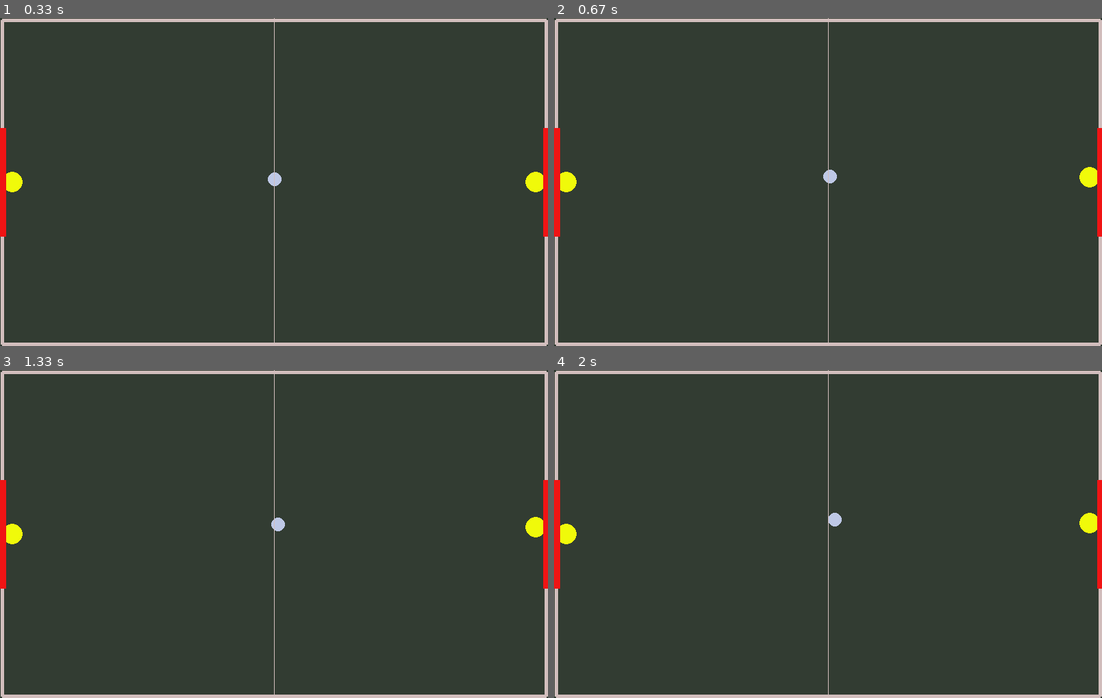
Above: before the commit, frames 1-4 (two rows, left to right).
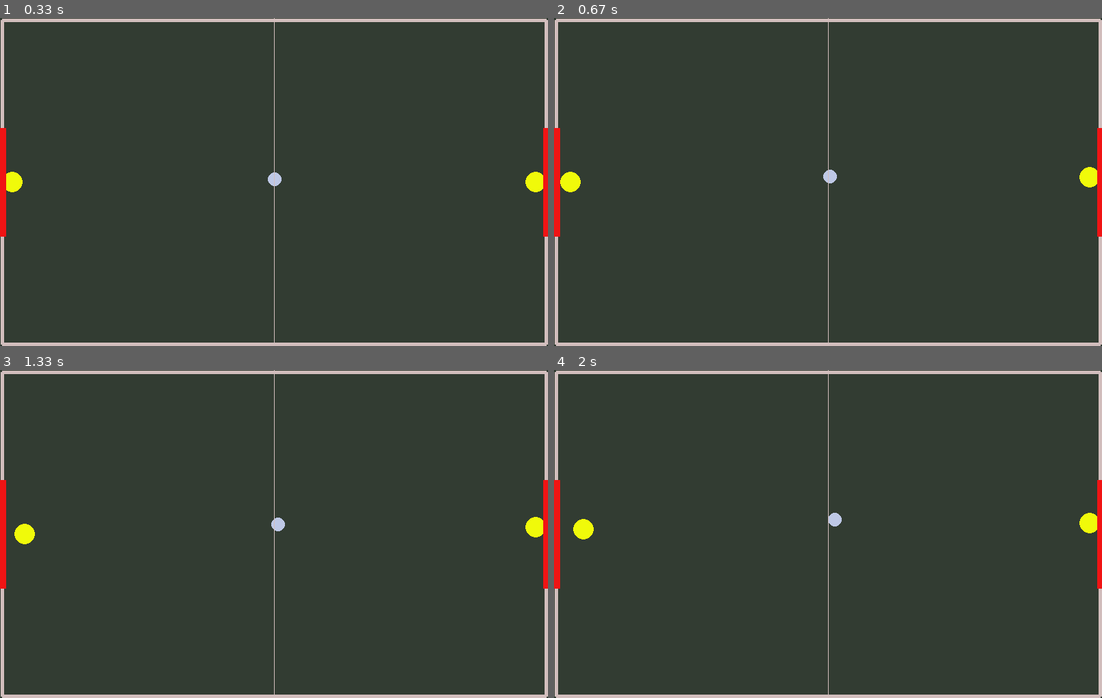
Above: after the commit, the same moments.

Repository: s40723150/pygame_airhockey
Game: pygame game, started from test_airhockey.py
The game is run twice, just before and just after one commit, with the same random seed, the same clock (stepped at 60 frames per second) and the same inputs.
Inputs:
- Up to frame 1 (0.33 s): no input
- Up to frame 2 (0.67 s): hold Up from 0.33 s (still down); hold D from 0.33 s (still down)
- Up to frame 3 (1.33 s): release Up at 0.8 s; release D at 0.8 s; hold D 0.83-1.3 s; hold Right 0.83-1.3 s
- Up to frame 4 (2 s): hold W 1.33-1.63 s; hold Up 1.33-1.63 s; hold D from 1.67 s (still down); hold Right from 1.67 s (still down)

Frame 1 is identical in both runs. In frame 2, less than 0.1% of the frame differs, in the area x 1-5%, y 46-54%; in frame 3, 0.2%; in frame 4, 0.3%, in the area x 1-8%, y 45-54%.

Commit message:
add players move area

Diff:
--- a/test_airhockey.py
+++ b/test_airhockey.py
@@ -62,13 +62,21 @@
     def draw(self, color = color_line, width = 5):
         pygame.draw.line(screen, color, self.shape.a, self.shape.b, width)
 class Player():
-    def __init__(self, position_x):
+    def __init__(self, position_x, active_area = "ALL"):
+        active_areas = ("ALL", "LEFT", "RIGHT")
         self.body = pymunk.Body(body_type = pymunk.Body.KINEMATIC)
         self.body.position = position_x, middle_y
         self.radius = 15
         self.shape = pymunk.Circle(self.body, self.radius)
         self.shape.elasticity = 1
         space.add(self.body, self.shape)
+        if active_area == active_areas[0]:
+            self.move_area = 0
+        elif active_area == active_areas[1]:
+            self.move_area = 1
+        elif active_area == active_areas[2]:
+            self.move_area = 2
+
     def draw(self):
         pygame.draw.circle(screen, color_payer, self.body.position, self.radius)
     def move(self, direction):
@@ -76,6 +84,7 @@
         x, y = self.body.position
         directions = ("UP", "DOWN", "LEFT", "RIGHT")
         velocity = 20
+
         if direction == directions[0]:
             self.body.velocity = v_x, -velocity
         if direction == directions[1]:
@@ -85,14 +94,25 @@
         if direction == directions[3]:
             self.body.velocity = velocity, v_y
         # Active area
-        if y <= top + self.radius and direction == directions[0]:
-            self.body.velocity = v_x, 0
-        if y >= bottom - self.radius and direction == directions[1]:
-            self.body.velocity = v_x, 0
-        if x <= middle_x + self.radius and direction == directions[2]:
-            self.body.velocity = 0,v_y
-        if x >= right - self.radius and direction == directions[3]:
-            self.body.velocity = 0, v_y
+        if self.move_area == 1:
+            if y <= top + self.radius and direction == directions[0]:
+                self.body.velocity = v_x, 0
+            if y >= bottom - self.radius and direction == directions[1]:
+                self.body.velocity = v_x, 0
+            if x <= left+ self.radius and direction == directions[2]:
+                self.body.velocity = 0, v_y
+            if x >= middle_x - self.radius and direction == directions[3]:
+                self.body.velocity = 0, v_y
+        elif self.move_area == 2:
+            if y <= top + self.radius and direction == directions[0]:
+                self.body.velocity = v_x, 0
+            if y >= bottom - self.radius and direction == directions[1]:
+                self.body.velocity = v_x, 0
+            if x <= middle_x + self.radius and direction == directions[2]:
+                self.body.velocity = 0, v_y
+            if x >= right - self.radius and direction == directions[3]:
+                self.body.velocity = 0, v_y
+
     def stop(self):
         self.body.velocity = 0, 0
 
@@ -100,8 +120,8 @@
     global mouse_trigger, quit_game
     quit_game = False
     ball = Ball()
-    player_1 = Player(left+15)
-    player_2 = Player(right-15)
+    player_1 = Player(left+15, "LEFT")
+    player_2 = Player(right-15, "RIGHT")
     wall_left = Wall([left, top], [left, bottom])
     wall_right = Wall([right, top], [right, bottom])
     wall_top = Wall([left, top], [right, top])
@@ -118,8 +138,24 @@
                 sys.exit()
         # Control player
         key = pygame.key.get_pressed()
+        # Player 1
+        if key[pygame.K_w]:
+            print("up")
+            player_1.move("UP")
+        else:
+            player_1.stop()
+        if key[pygame.K_s]:
+            #print("down")
+            player_1.move("DOWN")
+        if key[pygame.K_a]:
+            #print("left")
+            player_1.move("LEFT")
+        if key[pygame.K_d]:
+            #print("right")
+            player_1.move("RIGHT")
+        # Player 2
         if key[pygame.K_UP]:
-            #print("up")
+            # print("up")
             player_2.move("UP")
         else:
             player_2.stop()
@@ -132,6 +168,8 @@
         if key[pygame.K_RIGHT]:
             #print("right")
             player_2.move("RIGHT")
+
+
         # Draw object
         screen.fill(color_bg)
         wall_left.draw()
